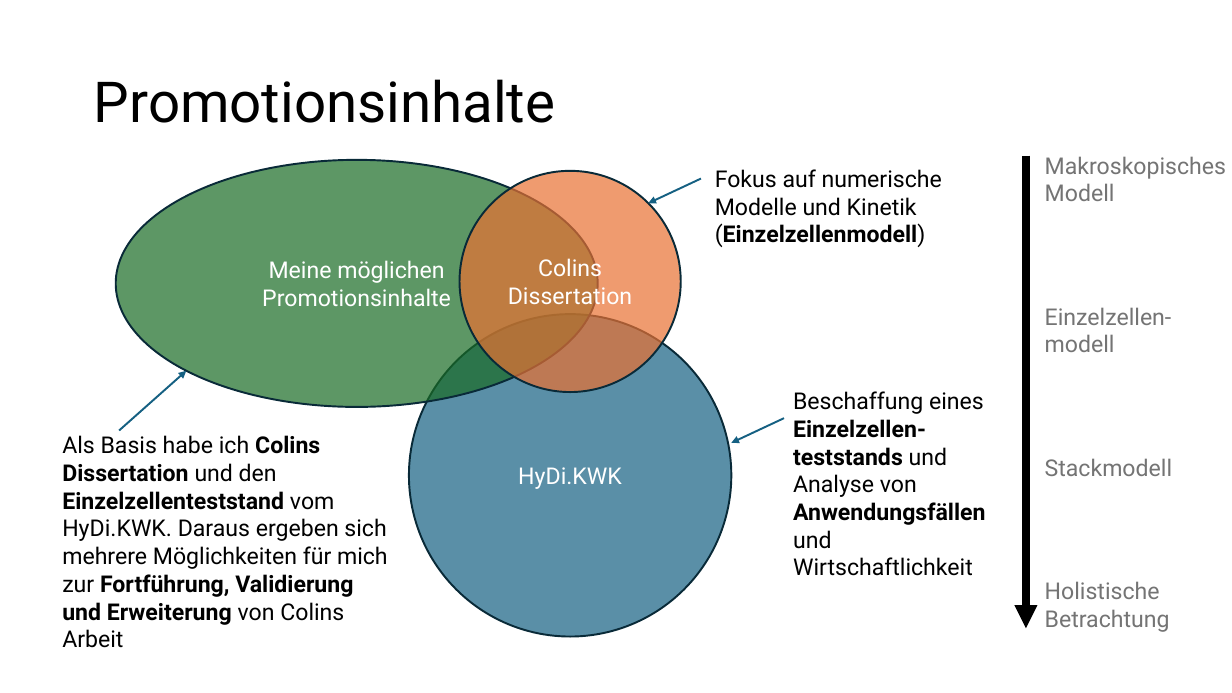
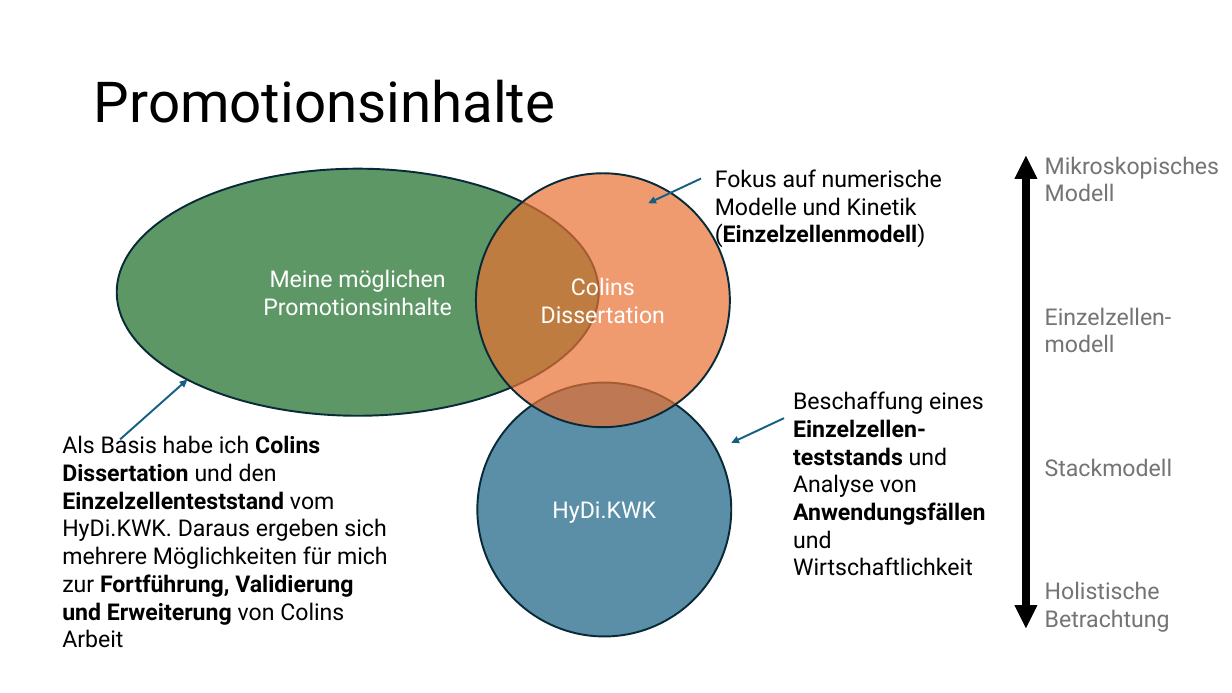
Before and after one commit to fatih4728/rSOC, a slide deck: slide 5 of Sketches.pptx (slide 6 before the commit). Drawn at 1232x693 pixels with LibreOffice and Linux fonts; fonts in the diff are those of the drawing. Boxes give left, top, right and bottom in pixels: in the first picture for what was removed or moved away, otherwise in the second. Text is boxed around its words. In the diff, an @@ line names an element or a change of style, - is before the commit and + after.

```diff
--- a/Sketches.pptx
+++ b/Sketches.pptx
@@ ellipse "Meine möglichen Promotionsinhalte" moved from (x1=116, y1=160, x2=598, y2=407) to (x1=116, y1=169, x2=599, y2=416) @@
@@ ellipse "Colins Dissertation" resized from (x1=459, y1=171, x2=680, y2=392) to (x1=476, y1=174, x2=730, y2=428) @@
@@ arrow (1026, 156) - (1026, 628): arrow to double arrow @@
@@ text at (x1=1045, y1=156, x2=1219, y2=179): text changed @@
-Makroskopisches
+Mikroskopisches
@@ arrow moved from (119, 431) - (187, 371) to (120, 439) - (188, 380) @@
@@ ellipse "HyDi.KWK" resized from (x1=409, y1=314, x2=732, y2=637) to (x1=478, y1=383, x2=732, y2=637) @@
```
Also in this commit, not shown: 4 other slides changed, 1 slide removed, 1 other file.
